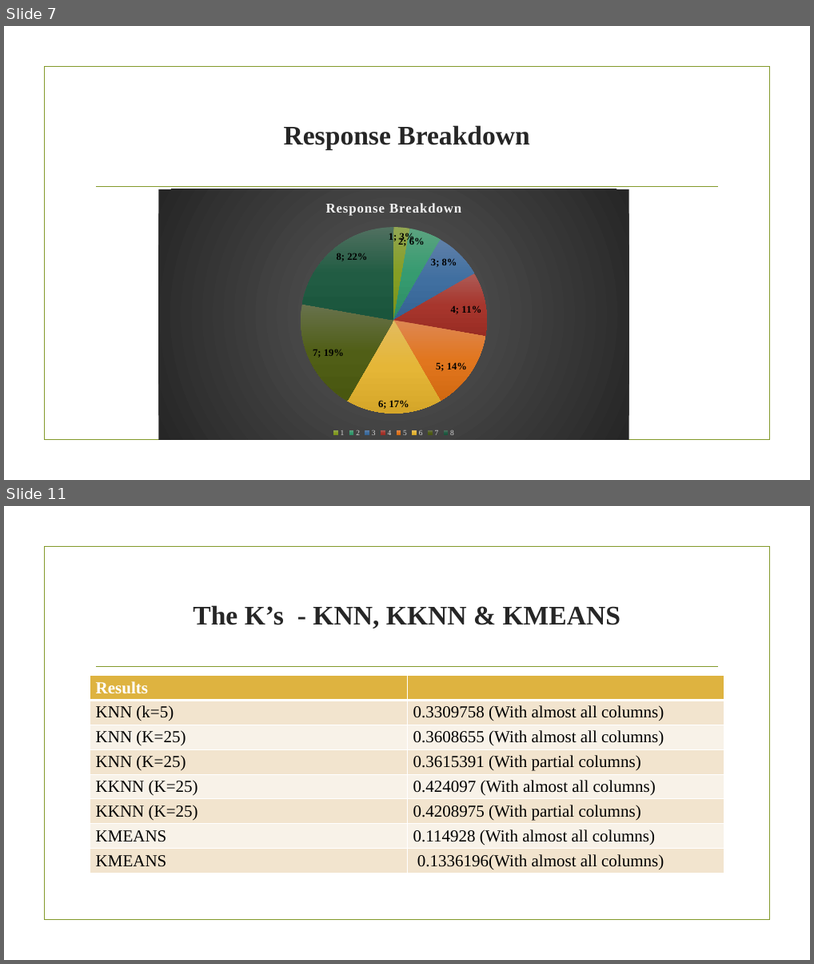
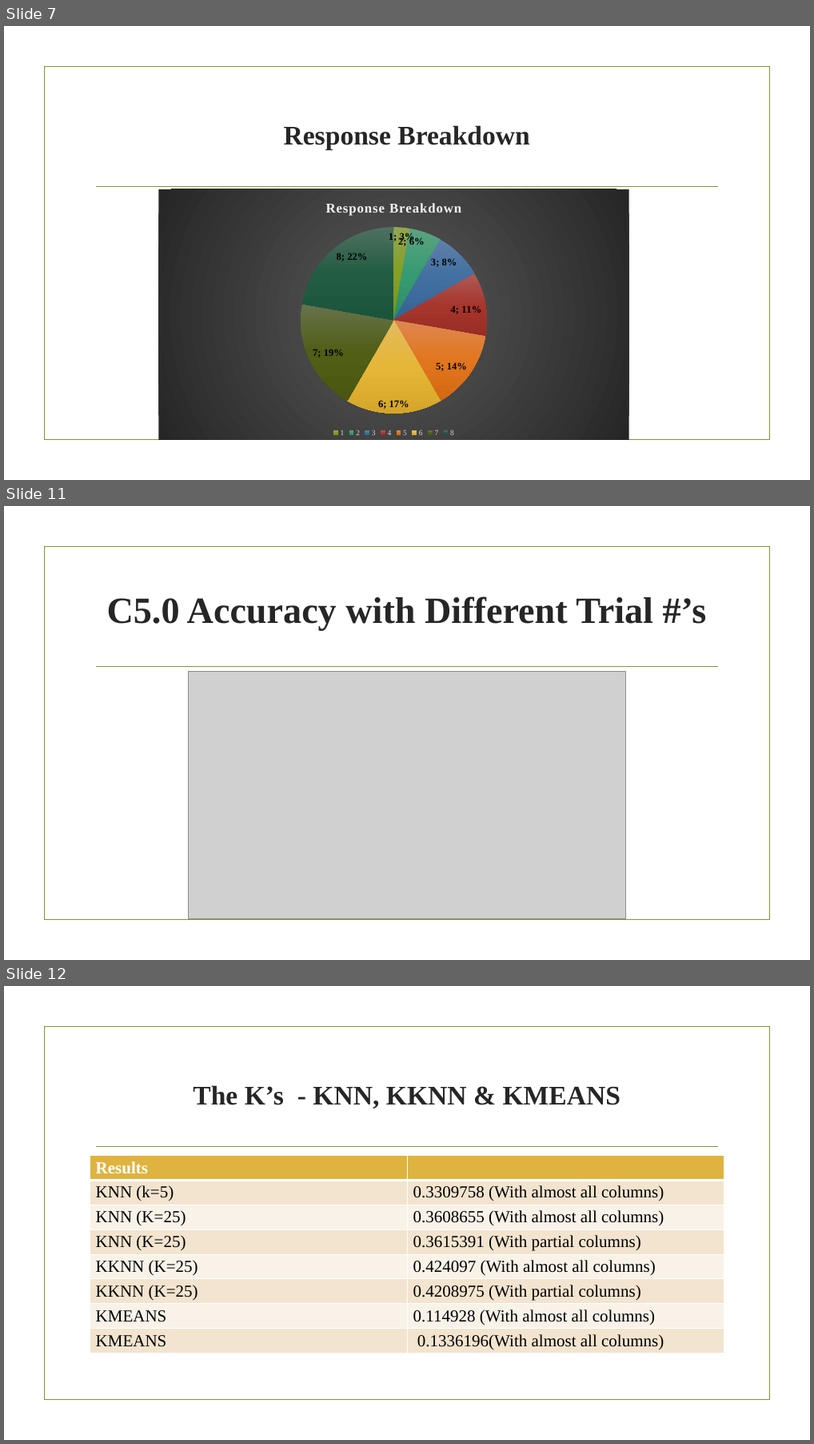
Before and after one commit to mbandam/CS513-KDD, a slide deck: Risk Classification for Prudential.pptx. Shown one above the other, each under a label of ours: slides 7 and 11 before the commit, slides 7, 11 and 12 after it; the slides between them are not shown. The pictures are 814x964 and 814x1444 pixels, drawn with LibreOffice and Linux fonts; fonts in the diff are those of the drawing; grey boxes stand for pictures; background and template pictures are left out. Boxes give left, top, right and bottom in pixels: in the first picture for what was removed or moved away, otherwise in the second. Text is boxed around its words. In the diff, an @@ line names an element or a change of style, - is before the commit and + after.

```diff
--- a/Risk Classification for Prudential.pptx
+++ b/Risk Classification for Prudential.pptx
@@ slide 11 added at <box>4,506,810,960</box>, background picture (left out); not listed: 2 template elements that a slide beside it also shows @@
@@ title added at <box>107,596,707,630</box>, 44 pt, text #262626, bold @@
+C5.0 Accuracy with Different Trial #’s
@@ picture added at <box>189,671,626,919</box> @@
@@ what was slide 11 is now slide 12 @@
```
Also in this commit, not shown: 2 slides changed, 1 other slide added, 1 slide removed.
